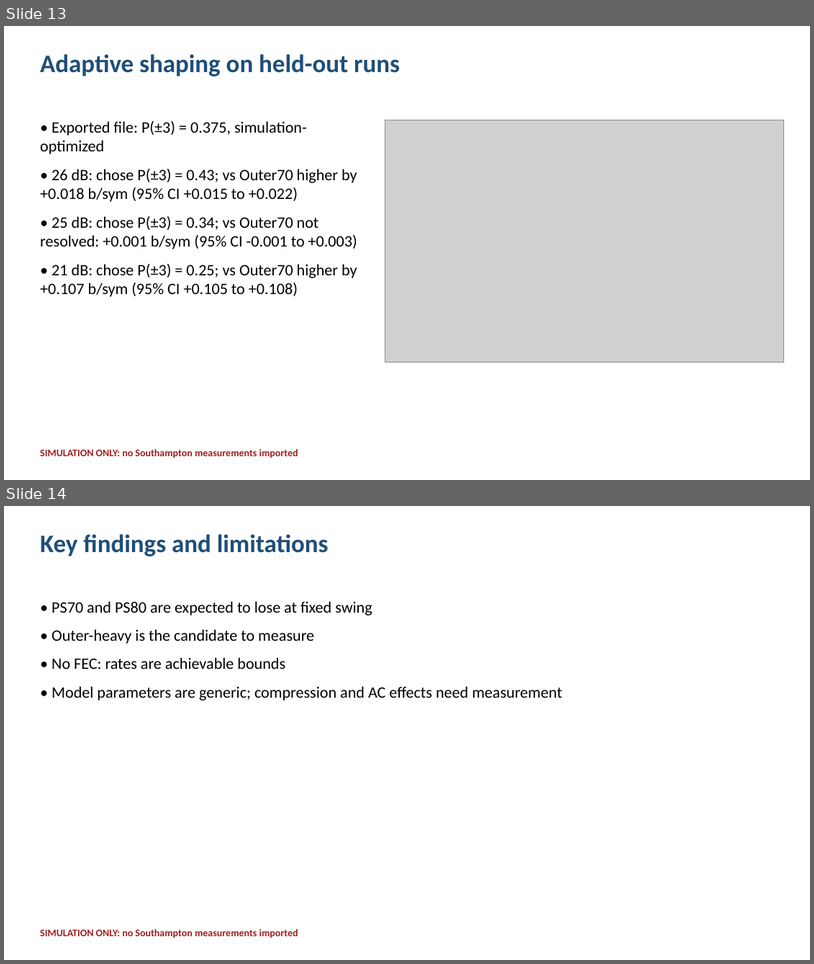
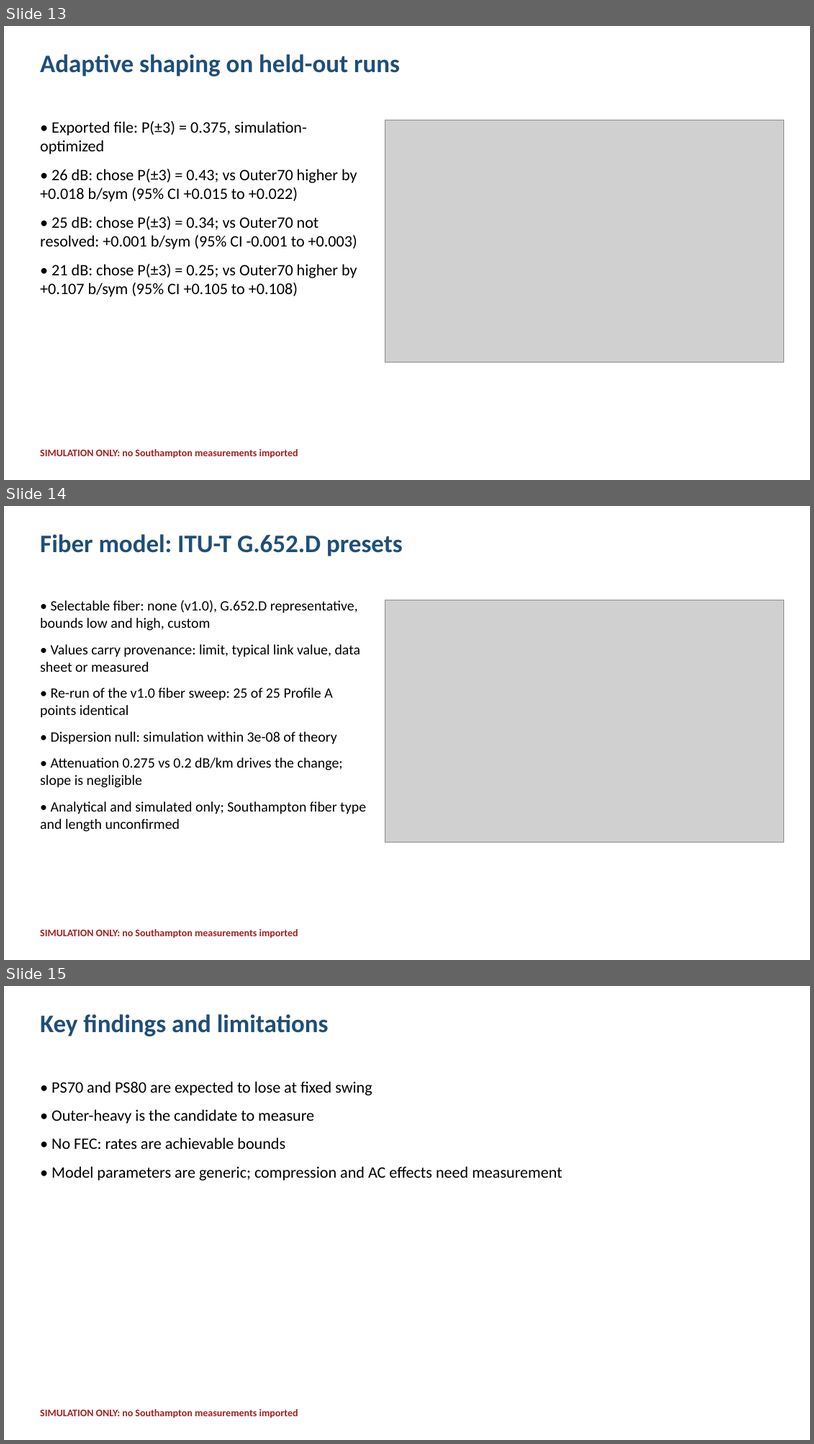
Before and after one commit to theerayutbo/OpticPS, a slide deck: slides/OpticPS_Research_Presentation.pptx. Shown one above the other, each under a label of ours: slides 13 and 14 before the commit, slides 13, 14 and 15 after it. The pictures are 814x964 and 814x1444 pixels, drawn with LibreOffice and Linux fonts; fonts in the diff are those of the drawing; grey boxes stand for pictures. Boxes give left, top, right and bottom in pixels: in the first picture for what was removed or moved away, otherwise in the second. Text is boxed around its words. In the diff, an @@ line names an element or a change of style, - is before the commit and + after.

```diff
--- a/slides/OpticPS_Research_Presentation.pptx
+++ b/slides/OpticPS_Research_Presentation.pptx
@@ slide 14 added at <box>4,506,810,960</box>, background #FFFFFF @@
@@ text added at <box>40,534,403,556</box>, 30 pt, text #1F4E79, bold @@
+Fiber model: ITU-T G.652.D presets
@@ text added at <box>40,600,366,831</box>, 17 pt, text #000000 @@
+• Selectable fiber: none (v1.0), G.652.D representative, bounds low and high, custom
+• Values carry provenance: limit, typical link value, data sheet or measured
+• Re-run of the v1.0 fiber sweep: 25 of 25 Profile A points identical
+• Dispersion null: simulation within 3e-08 of theory
+• Attenuation 0.275 vs 0.2 dB/km drives the change; slope is negligible
+• Analytical and simulated only; Southampton fiber type and length unconfirmed
@@ picture added at <box>385,600,784,842</box> @@
@@ text added at <box>40,929,298,938</box>, 12 pt, text #A02020, bold @@
+SIMULATION ONLY: no Southampton measurements imported
@@ what was slide 14 is now slide 15 @@
```
Also in this commit, not shown: 36 other files.
